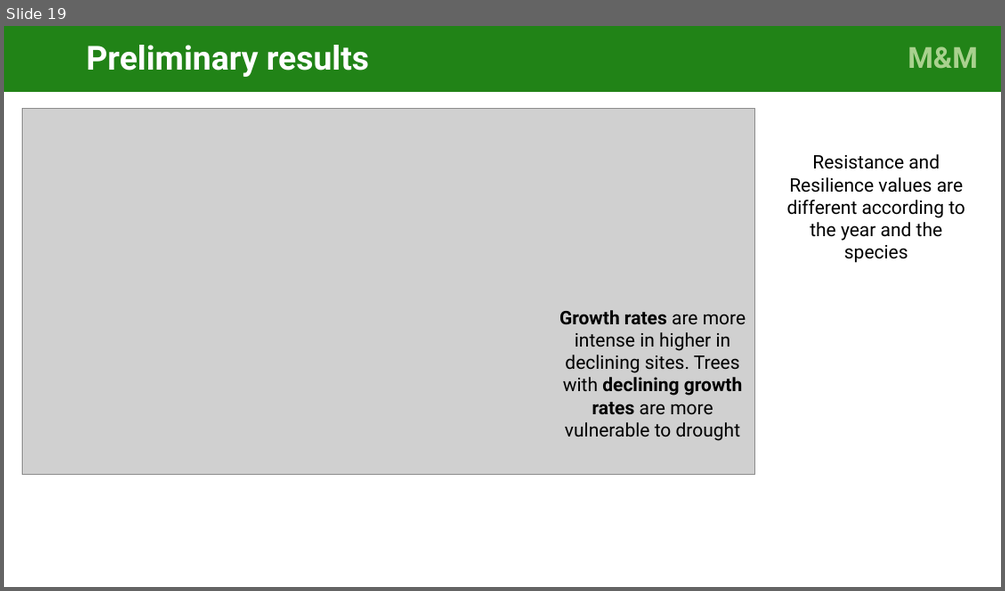
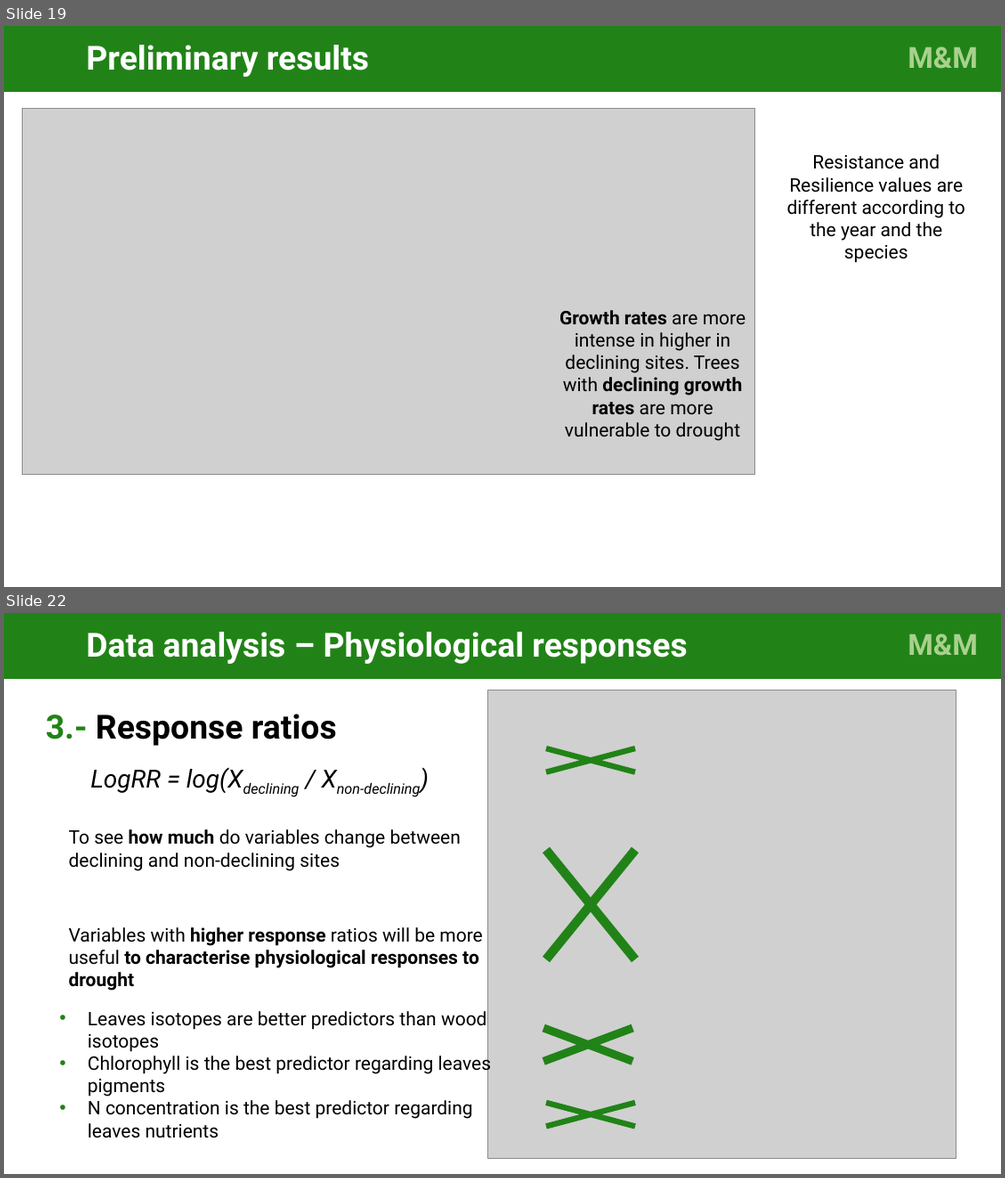
Before and after one commit to cris-fernandez/Tesis_Individuo, a slide deck: 06_ppts/exploratory_analysis_figures_v3-CFB-CG.pptx. Shown one above the other, each under a label of ours: slide 19 before the commit, slides 19 and 22 after it; the slides between them are not shown. The pictures are 1005x591 and 1005x1178 pixels, drawn with LibreOffice and Linux fonts; fonts in the diff are those of the drawing; grey boxes stand for pictures. Boxes give left, top, right and bottom in pixels: in the first picture for what was removed or moved away, otherwise in the second. Text is boxed around its words. In the diff, an @@ line names an element or a change of style, - is before the commit and + after.

```diff
--- a/06_ppts/exploratory_analysis_figures_v3-CFB-CG.pptx
+++ b/06_ppts/exploratory_analysis_figures_v3-CFB-CG.pptx
@@ slide 22 added at <box>4,613,1001,1174</box>, background #FFFFFF @@
@@ title added at <box>4,613,797,679</box>, fill #218317, 32 pt, text #FFFFFF, bold @@
+Data analysis – Physiological responses
@@ rectangle added at <box>797,613,1001,679</box>, fill #218317, 28 pt, text #A9D18E, bold @@
+M&M .
@@ picture added at <box>488,690,955,1158</box> @@
@@ text added at <box>46,714,337,746</box>, 32 pt, text #000000, bold @@
+3.- Response ratios
@@ cross added at <box>505,737,676,783</box>, fill #218317 @@
@@ text added at <box>90,767,299,797</box>, 24 pt, text #000000, italic @@
+LogRR = log(Xdeclining / Xnon-declining)
@@ cross added at <box>505,799,676,1010</box>, fill #218317 @@
@@ text added at <box>69,829,461,871</box>, 18 pt, text #000000 @@
+To see how much do variables change between declining and non-declining sites
@@ text added at <box>69,927,482,990</box>, 18 pt, text #000000, bold @@
+Variables with higher response ratios will be more useful to characterise physiological responses to drought
@@ text added at <box>88,1011,491,1138</box>, 18 pt, text #000000 @@
+• Leaves isotopes are better predictors than wood isotopes
+• Chlorophyll is the best predictor regarding leaves pigments
+• N concentration is the best predictor regarding leaves nutrients
@@ cross added at <box>502,1013,674,1077</box>, fill #218317 @@
@@ cross added at <box>505,1092,676,1137</box>, fill #218317 @@
```
Also in this commit, not shown: 1 slide changed, 6 other slides added, 1 slide removed, 5 other files.
